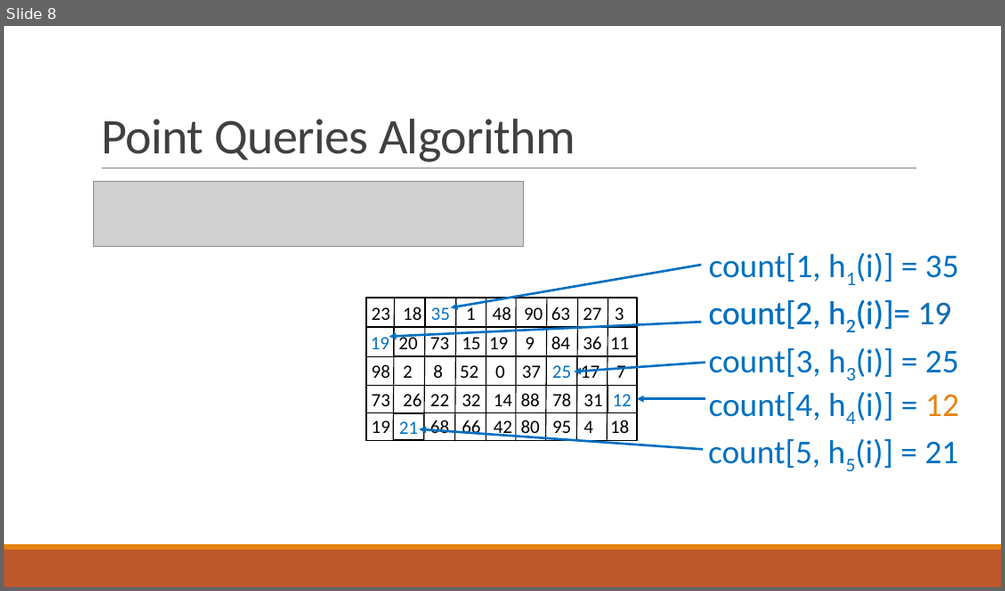
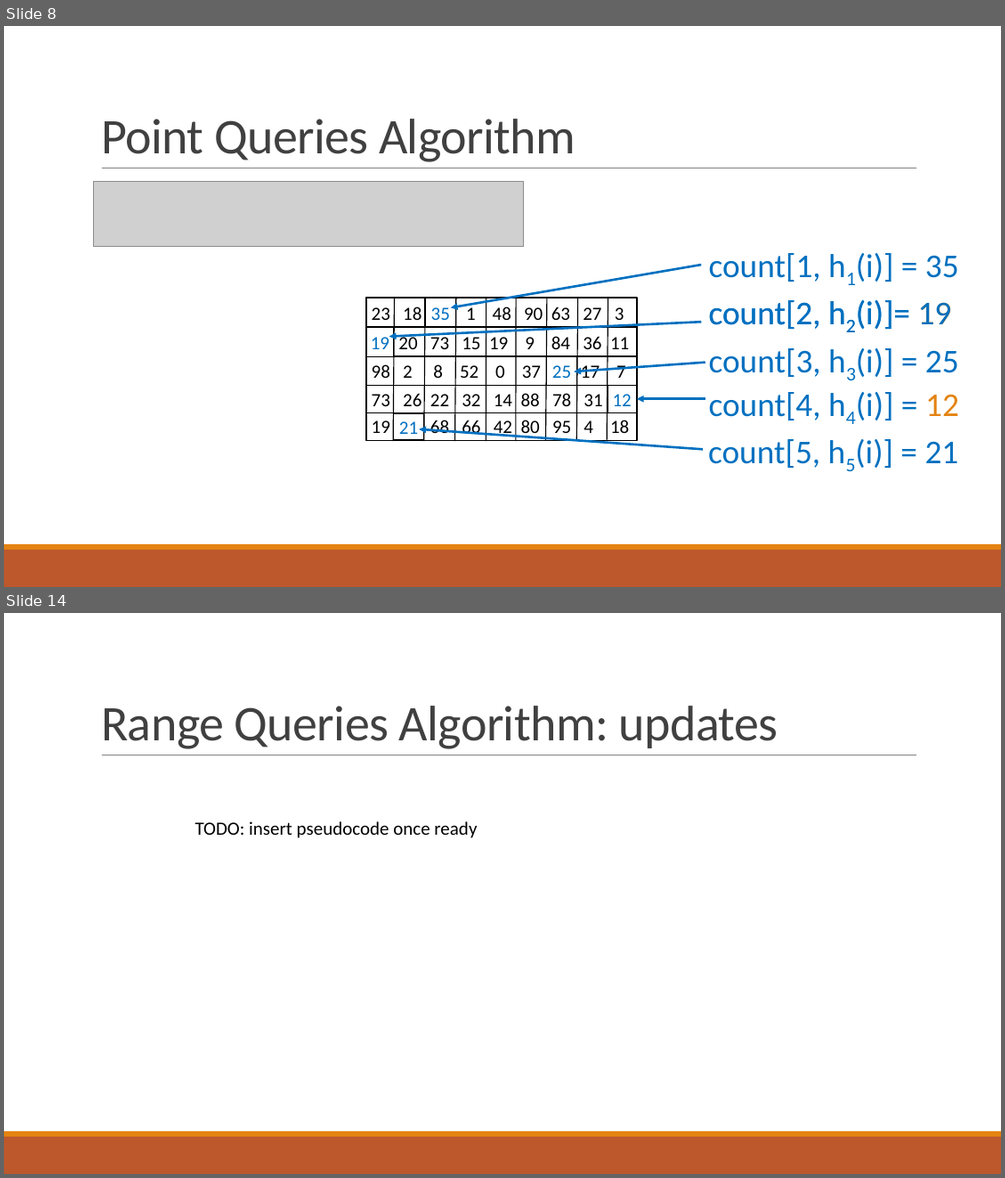
Before and after one commit to ewagner46/count_min_sketch_technical_summary, a slide deck: count_min_sketch_talk.pptx. Shown one above the other, each under a label of ours: slide 8 before the commit, slides 8 and 14 after it; the slides between them are not shown. The pictures are 1005x591 and 1005x1178 pixels, drawn with LibreOffice and Linux fonts; fonts in the diff are those of the drawing; grey boxes stand for pictures. Boxes give left, top, right and bottom in pixels: in the first picture for what was removed or moved away, otherwise in the second. Text is boxed around its words. In the diff, an @@ line names an element or a change of style, - is before the commit and + after.

Commit message:
added slides for range query. still has some holes. fixed up range query proof

```diff
--- a/count_min_sketch_talk.pptx
+++ b/count_min_sketch_talk.pptx
@@ slide 14 added at [4, 613, 1001, 1174], background #FFFFFF; not listed: 3 template elements that a slide beside it also shows @@
@@ title added at [101, 706, 778, 749], 48 pt, text #404040 @@
+Range Queries Algorithm: updates
@@ text added at [195, 821, 477, 838], 18 pt, text #000000 @@
+TODO: insert pseudocode once ready
```
Also in this commit, not shown: 11 other slides added, 1 other file.
